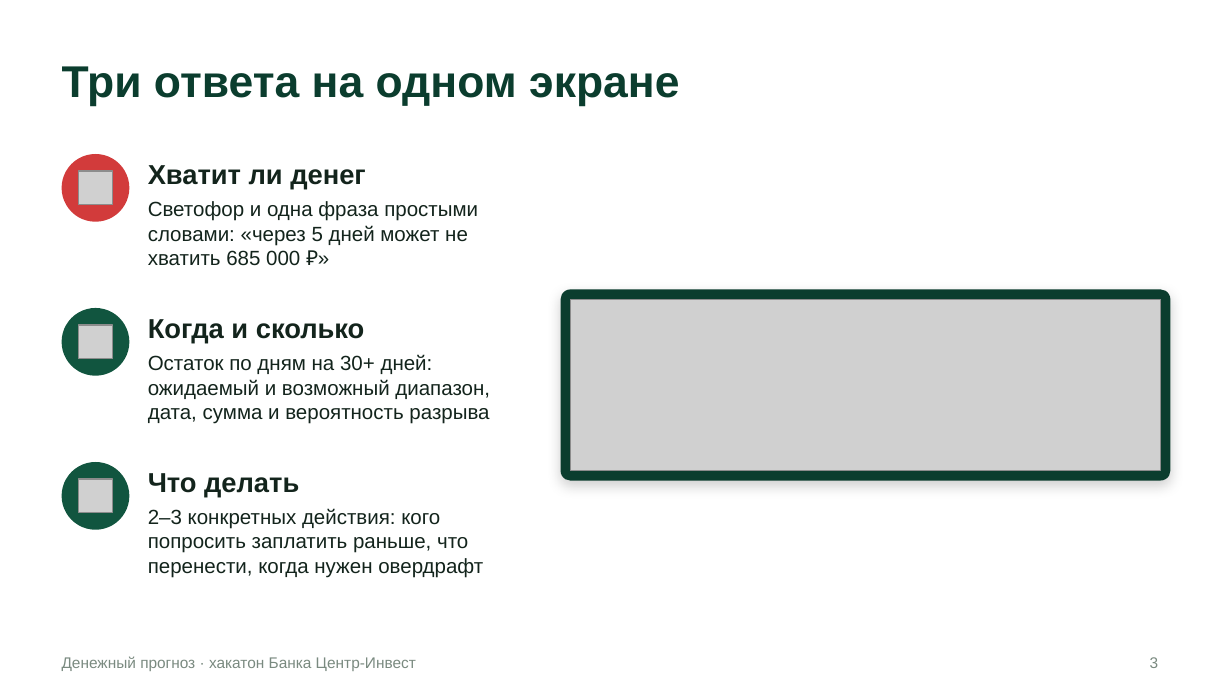
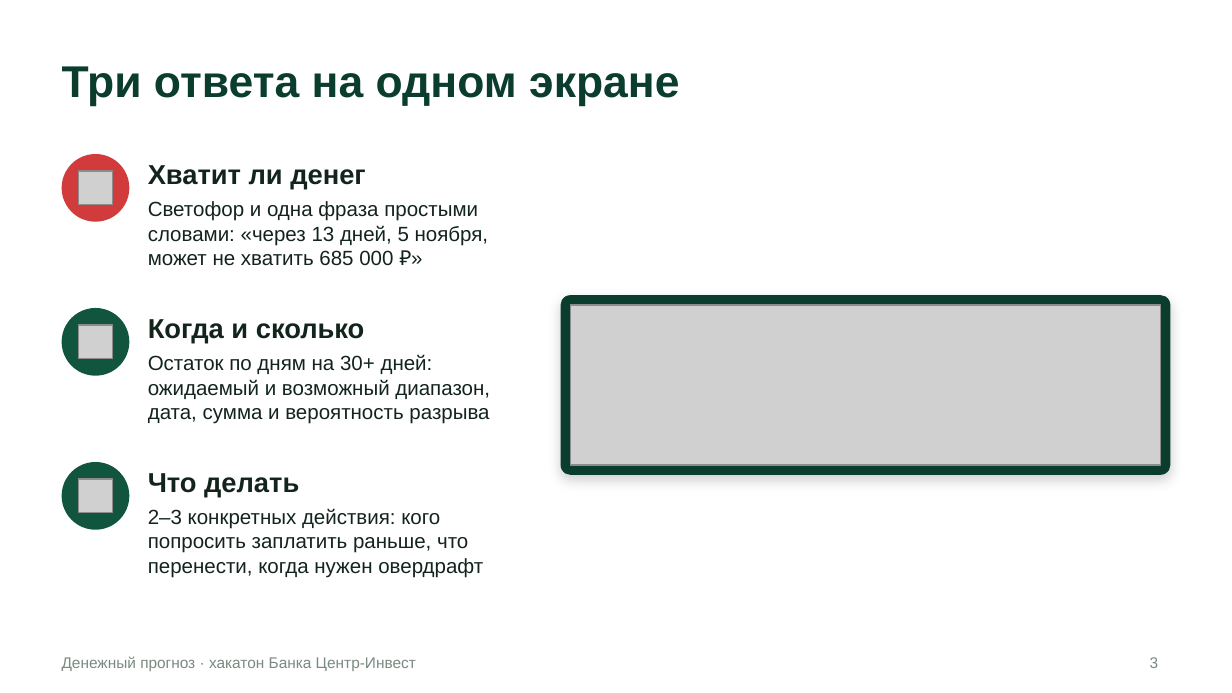
Before and after one commit to VaDex-web/cashflow, a slide deck: slide 3 of docs/presentation.pptx. Drawn at 1232x693 pixels with LibreOffice and Linux fonts; fonts in the diff are those of the drawing; grey boxes stand for pictures. Boxes give left, top, right and bottom in pixels: in the first picture for what was removed or moved away, otherwise in the second. Text is boxed around its words. In the diff, an @@ line names an element or a change of style, - is before the commit and + after.

Commit message:
docs: скриншоты и презентация на исправленном API (разрыв 5 ноября, 97%), цифры в сценарии демо

```diff
--- a/docs/presentation.pptx
+++ b/docs/presentation.pptx
@@ text at [148,201,489,266]: text changed @@
-Светофор и одна фраза простыми словами: «через 5 дней может не хватить 685 000 ₽»
+Светофор и одна фраза простыми словами: «через 13 дней, 5 ноября, может не хватить 685 000 ₽»
@@ rounded rectangle: place and size @@
-rounded rectangle at [561,290,1170,480]
+rounded rectangle at [561,296,1170,476]
@@ rounded rectangle at [561,296,1170,476]: proportions changed @@
@@ picture: place and size @@
-picture at [570,299,1161,471]
+picture at [570,306,1161,466]
```
Also in this commit, not shown: 10 other files.
